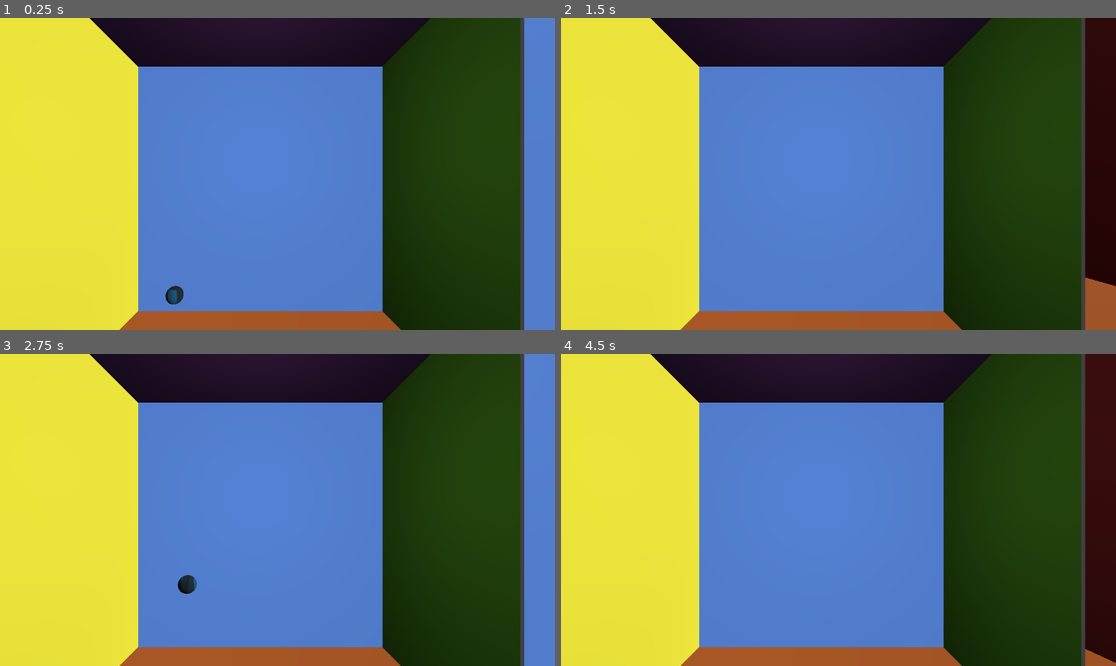
Above: before the commit, frames 1-4 (two rows, left to right).
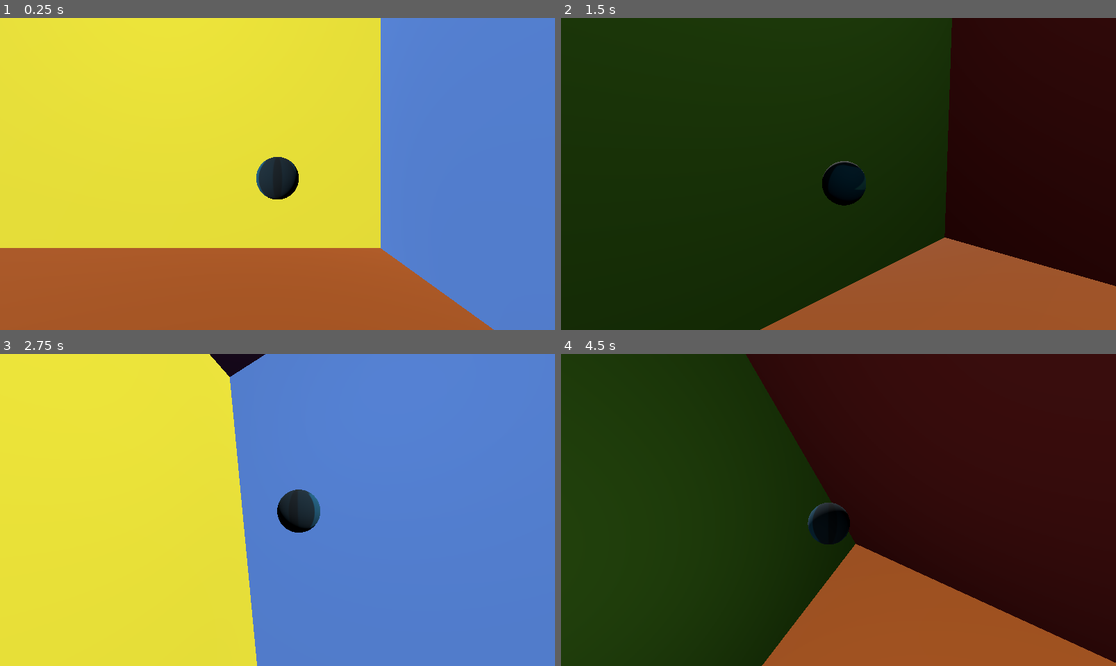
Above: after the commit, the same moments.

Repository: Mangochicken13/MangoPirateJam16
Game: Godot game, scene res://test_scene.tscn
The game is run twice, just before and just after one commit, with the same random seed, the same clock (stepped at 60 frames per second) and the same inputs. The engine's default icon, where the game draws it, is replaced by a stand-in: a white triangle on a blue panel in a dark square.
Inputs (mouse positions are in pixels of both pictures, inside the frame that each line leads up to):
- Up to frame 1 (0.25 s): no input
- Up to frame 2 (1.5 s): tap Enter (ui_accept) at 0.5, 0.77 s; move the mouse to (960, 158) at 0.52 s; hold D (turn_right) 0.53-1.28 s; hold F 0.53-1.28 s; click (960, 158) at 0.67 s; move the mouse to (727, 189) at 1.27 s; hold W (turn_down) from 1.28 s (still down); tap Q at 1.35 s
- Up to frame 3 (2.75 s): tap Enter (ui_accept) at 1.52 s; move the mouse to (333, 441) at 2.02 s; release W (turn_down) at 2.03 s; hold D (turn_right) from 2.03 s (still down); tap Space at 2.1 s
- Up to frame 4 (4.5 s): move the mouse to (810, 572) at 2.77 s; release D (turn_right) at 2.78 s; hold S (turn_up) 2.78-3.53 s; tap F at 2.85 s; click (810, 572) at 2.92 s; tap Enter (ui_accept) at 3.02, 3.77 s; move the mouse to (1005, 556) at 3.52 s; hold Q 3.53-4.28 s; hold A (turn_left) from 3.53 s (still down); move the mouse to (672, 463) at 4.27 s; tap Space at 4.35 s

The runs differ from the first frame. In frame 1, 74% of the frame differs, in the area x 0-95%, y 0-100%; in frame 2, 92%; in frame 3, 51%; in frame 4, 92%.

Commit message:
Turn off the debug camera

Diff:
--- a/you-are-the-weapon/test_scene.tscn
+++ b/you-are-the-weapon/test_scene.tscn
@@ -28,7 +28,7 @@
 far = 4000.0
 
 [sub_resource type="SphereShape3D" id="SphereShape3D_wif32"]
-radius = 1.0
+margin = 0.117
 
 [sub_resource type="BoxShape3D" id="BoxShape3D_wqrs4"]
 resource_local_to_scene = true
@@ -103,7 +103,6 @@
 script = ExtResource("4_aikri")
 follow_mode = 6
 follow_target = NodePath("../Ball")
-look_at_mode = 1
 tween_resource = SubResource("Resource_6f25e")
 tween_on_load = false
 camera_3d_resource = SubResource("Resource_ssxbq")
@@ -136,6 +135,7 @@
 [node name="Window" type="Window" parent="."]
 title = "Cam 1"
 size = Vector2i(1080, 710)
+visible = false
 
 [node name="Camera3D" type="Camera3D" parent="Window"]
 transform = Transform3D(1, 0, 0, 0, 1, 0, 0, 0, 1, 0, 10, 9.5)
